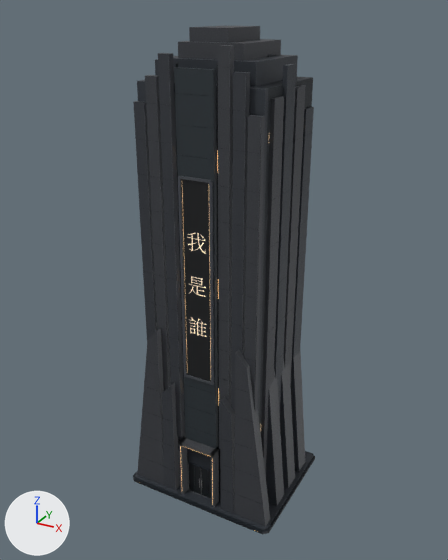
A saved change to the glTF model assets/island-city/landmarks/about.glb.
Both versions are drawn from a 50 mm lens placed at (25.8, -47.4, 46.0), pointed at (-0.2, -0.1, 22.4). Lighting does not change. The marker at lower left points along +X, +Y and +Z. The older version comes first. Where no turn or scale is listed for an object, it has been applied to the vertices. Vertices at exactly the same position are counted once.

In view in the first picture: 'angled_structural_buttresses', 'foundation_and_entry', 'monolith_core_and_crown', 'vertical_led'.
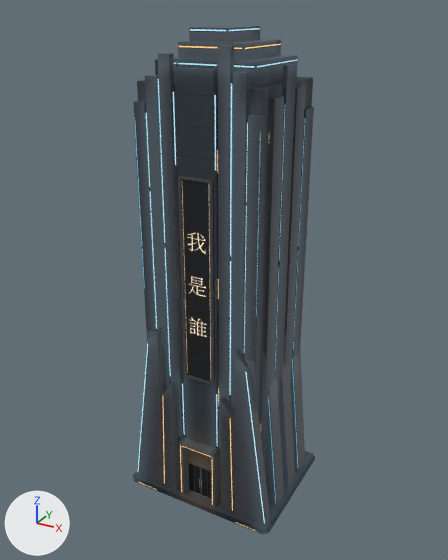
Pixel boxes (x1, y1, x2, y2) of what changed, in the pictures (448 x 560 px):
'monolith_core_and_crown', recoloured, surface changed (lighter)
    both: (134, 26, 312, 494)
'angled_structural_buttresses', recoloured, surface changed
    both: (137, 328, 305, 526)
'foundation_and_entry', recoloured, surface changed
    both: (133, 437, 315, 535)
'about_lighting_front_recesses', added
    after: (145, 79, 248, 446)
    faces in mat_about_architectural_light_strips___separate_from_led: (145, 79, 248, 446)
    faces in mat_architectural_alloy___original_vertex_colours: (146, 83, 247, 446)
'about_lighting_structural_edges', added
    after: (134, 118, 266, 523)
    faces in mat_architectural_alloy___original_vertex_colours: (134, 118, 266, 523)
    faces in mat_about_architectural_light_strips___separate_from_led: (134, 118, 265, 523)
'about_lighting_sides_and_rear', added
    after: (268, 104, 305, 503)
    faces in mat_architectural_alloy___original_vertex_colours: (268, 104, 305, 503)
    faces in mat_about_architectural_light_strips___separate_from_led: (268, 116, 305, 503)
'about_lighting_stepped_crown', added
    after: (174, 27, 297, 69)
    faces in mat_architectural_alloy___original_vertex_colours: (174, 27, 296, 69)
    faces in mat_about_architectural_light_strips___separate_from_led: (174, 28, 297, 68)
'about_lighting_entry_and_base', added
    after: (139, 445, 256, 531)
    faces in mat_about_architectural_light_strips___separate_from_led: (139, 445, 256, 531)
part 1 of me_foundation_and_entry, recoloured
    both: (133, 437, 315, 535)
part 3 of me_monolith_core_and_crown, recoloured (lighter)
    both: (134, 26, 312, 494)

What changed in the scene script:
```text
Add mat_architectural_cladding_with_local_baked_light_spill:
    mat_architectural_cladding_with_local_baked_light_spill = bpy.data.materials.new('Architectural cladding with local baked light spill')
    # uses the picture img_original_baked_local_light_spill
    # uses the picture img_procedural_alloy_grain
    # uses the picture img_procedural_alloy_roughness
Add mat_about_architectural_light_strips___separate_from_led:
    mat_about_architectural_light_strips___separate_from_led = bpy.data.materials.new('About architectural light strips / separate from LED')
    # uses the picture img_original_architectural_light_diffuser_colour
    # uses the picture img_original_architectural_light_emission
Change me_foundation_and_entry:
    where me_foundation_and_entry.from_pydata(...)  # 328 vertices, 478 faces; spans x -8.0..8.0, y -6.5..6.5, z 0.0..6.9
    me_foundation_and_entry part 1: all 464 faces that had it switch from mat_architectural_alloy___original_vertex_colours to mat_architectural_cladding_with_local_baked_light_spill
    me_foundation_and_entry part 2: texture (UV) coordinates changed
Change me_monolith_core_and_crown:
    where me_monolith_core_and_crown.from_pydata(...)  # 2080 vertices, 2932 faces; spans x -6.1..6.1, y -5.4..5.3, z 0.4..44.6
    me_monolith_core_and_crown part 3: all 2832 faces that had it switch from mat_architectural_alloy___original_vertex_colours to mat_architectural_cladding_with_local_baked_light_spill
    me_monolith_core_and_crown part 4: texture (UV) coordinates changed
Change me_angled_structural_buttresses:
    where me_angled_structural_buttresses.from_pydata(...)  # 208 vertices, 312 faces; spans x -7.6..7.6, y -5.9..4.7, z 0.4..18.6
    remove me_angled_structural_buttresses.materials.append(mat_architectural_alloy___original_vertex_colours)
    me_angled_structural_buttresses part 5: texture (UV) coordinates changed
    add me_angled_structural_buttresses.materials.append(mat_architectural_cladding_with_local_baked_light_spill)
Add ob_about_lighting_entry_and_base:
    ob_about_lighting_entry_and_base = bpy.data.objects.new('about_lighting_entry_and_base', me_about_lighting_entry_and_base)  # 40 vertices, 20 faces; spans x -6.88..6.88, y -6.54..-6.03, z 0.06..6.68
    ob_about_lighting_entry_and_base.location = (0.0, 0.0, 0.0)
Add ob_about_lighting_sides_and_rear:
    ob_about_lighting_sides_and_rear = bpy.data.objects.new('about_lighting_sides_and_rear', me_about_lighting_sides_and_rear)  # 144 vertices, 72 faces; spans x -7.4..7.4, y -2.9..5.3, z 0.8..39.2
    ob_about_lighting_sides_and_rear.location = (0.0, 0.0, 0.0)
Add ob_about_lighting_structural_edges:
    ob_about_lighting_structural_edges = bpy.data.objects.new('about_lighting_structural_edges', me_about_lighting_structural_edges)  # 48 vertices, 24 faces; spans x -7.6..7.6, y -6.0..-5.1, z 0.8..37.7
    ob_about_lighting_structural_edges.location = (0.0, 0.0, 0.0)
Add ob_about_lighting_stepped_crown:
    ob_about_lighting_stepped_crown = bpy.data.objects.new('about_lighting_stepped_crown', me_about_lighting_stepped_crown)  # 96 vertices, 48 faces; spans x -4.38..4.38, y -3.38..4.68, z 41.84..44.52
    ob_about_lighting_stepped_crown.location = (0.0, 0.0, 0.0)
Add ob_about_lighting_front_recesses:
    ob_about_lighting_front_recesses = bpy.data.objects.new('about_lighting_front_recesses', me_about_lighting_front_recesses)  # 112 vertices, 56 faces; spans x -4.8..4.8, y -5.2..-5.1, z 7.3..40.9
    ob_about_lighting_front_recesses.location = (0.0, 0.0, 0.0)
```
